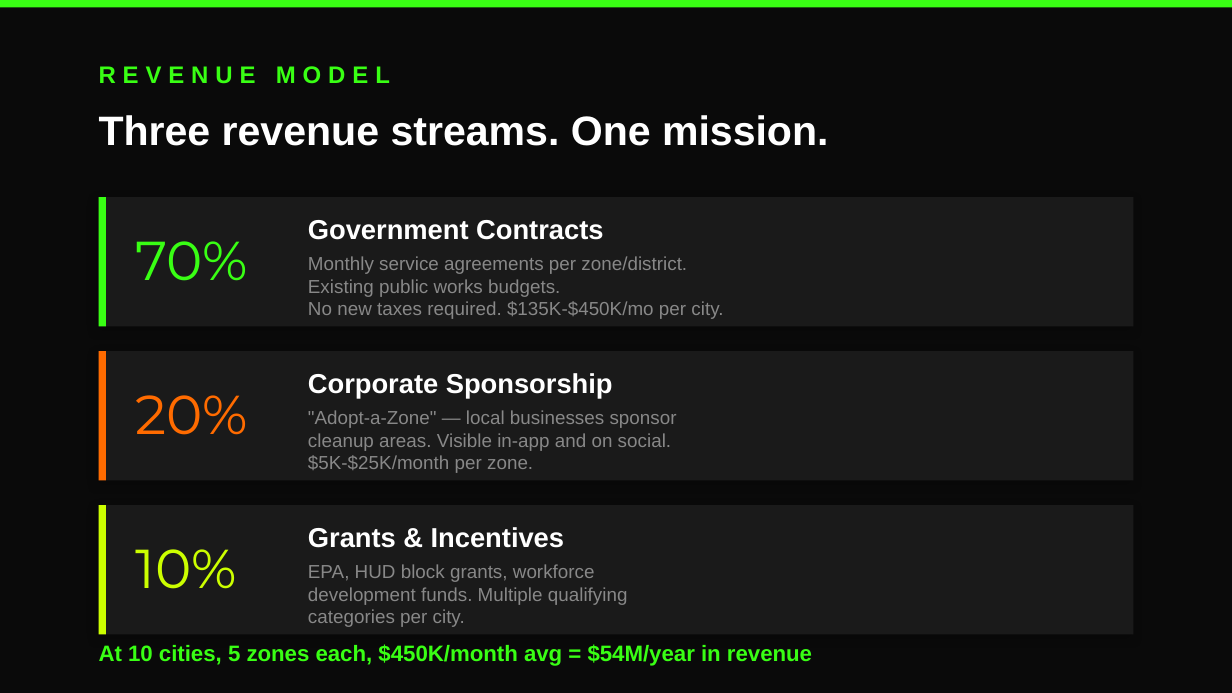
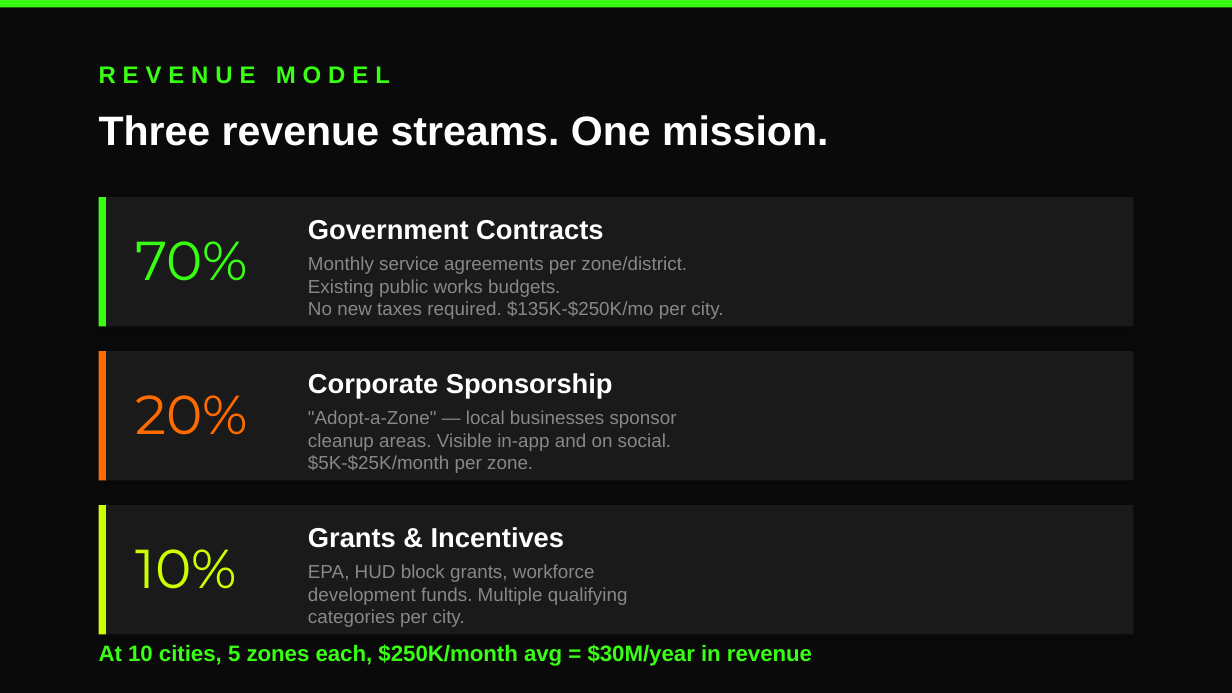
Before and after one commit to trentbaker8024-swept/Swept, a slide deck: slide 7 of Swept_Pitch_Deck.pptx. Drawn at 1232x693 pixels with LibreOffice and Linux fonts; fonts in the diff are those of the drawing. Boxes give left, top, right and bottom in pixels: in the first picture for what was removed or moved away, otherwise in the second. Text is boxed around its words. In the diff, an @@ line names an element or a change of style, - is before the commit and + after.

```diff
--- a/Swept_Pitch_Deck.pptx
+++ b/Swept_Pitch_Deck.pptx
@@ text at [308, 301, 723, 319]: text changed @@
-No new taxes required. $135K-$450K/mo per city.
+No new taxes required. $135K-$250K/mo per city.
@@ text at [99, 644, 812, 666]: text changed @@
-At 10 cities, 5 zones each, $450K/month avg = $54M/year in revenue
+At 10 cities, 5 zones each, $250K/month avg = $30M/year in revenue
```
Also in this commit, not shown: 2 other slides changed, 2 other files.
